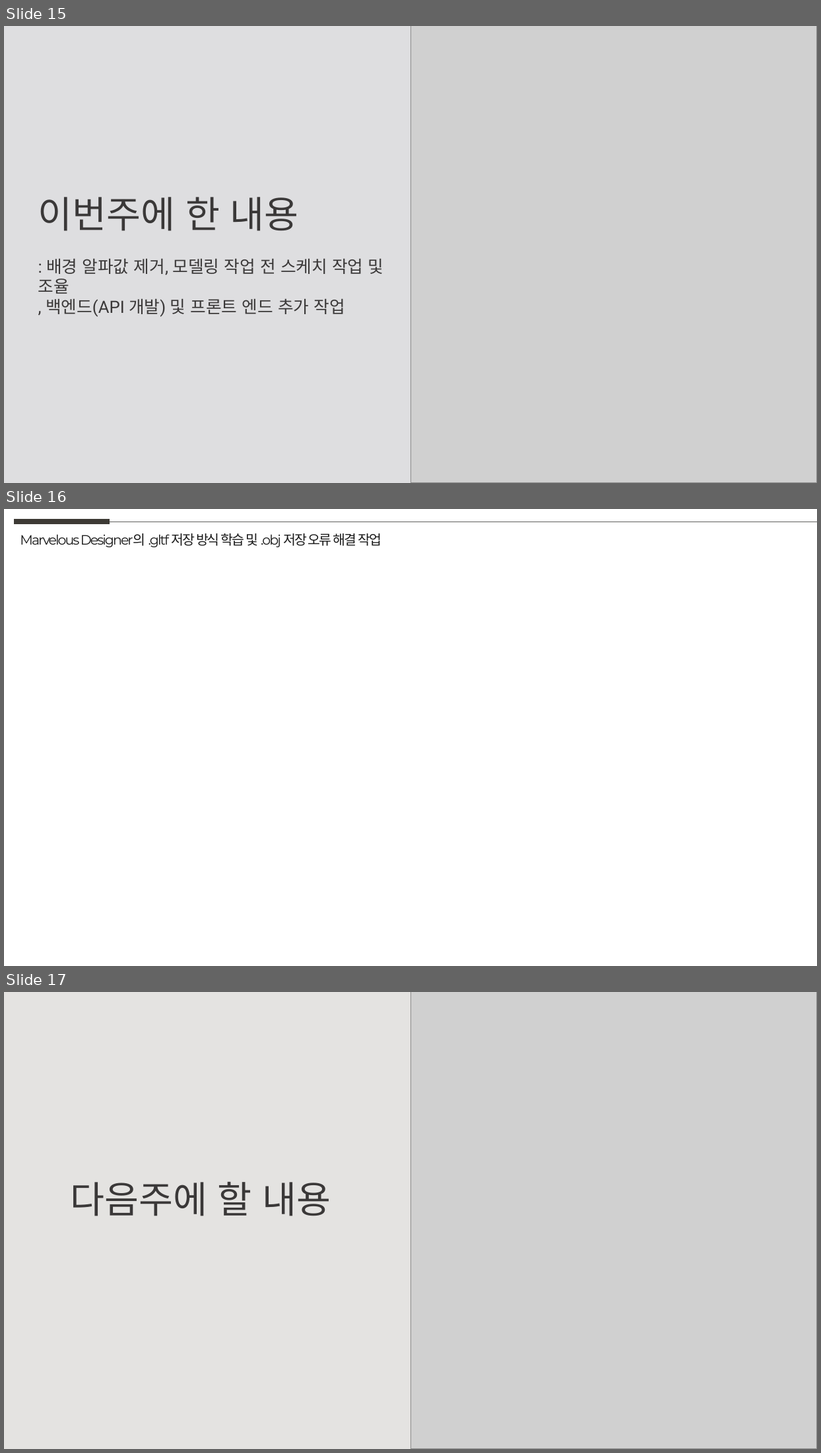
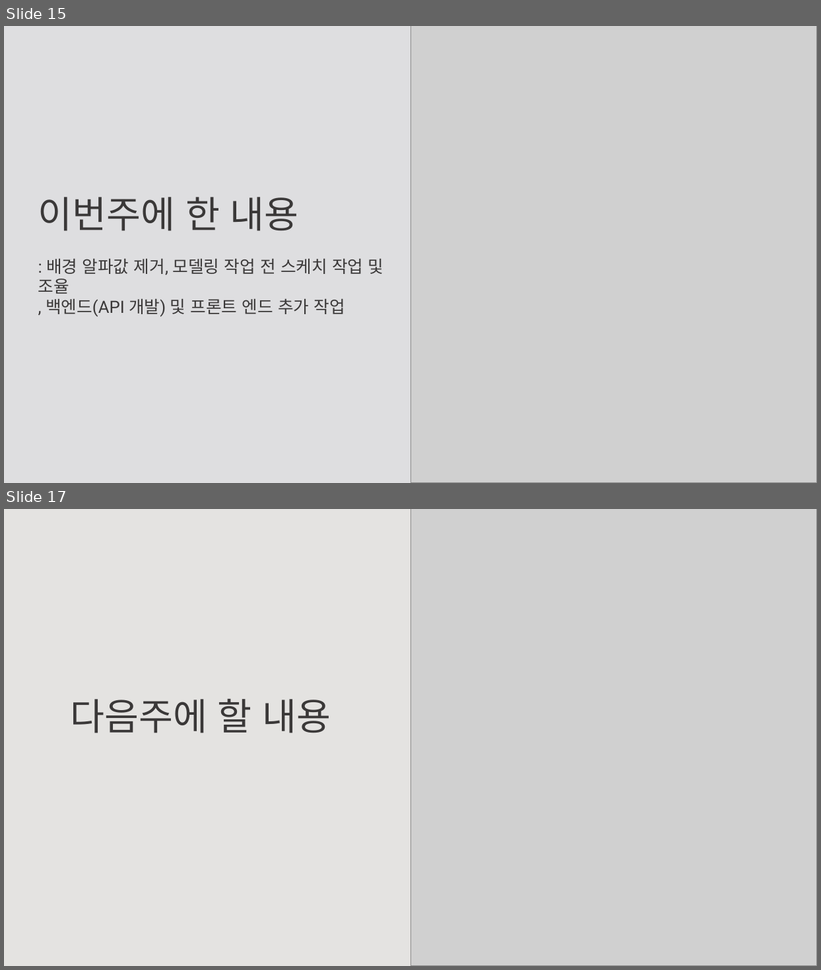
Before and after one commit to weaknessHero/Project_AvatarS, a slide deck: 발표자료/업데이트/LJJppt.pptx. Shown one above the other, each under a label of ours: slides 15, 16 and 17 before the commit, slides 15 and 17 after it; the slides between them are not shown. The pictures are 821x1453 and 821x970 pixels, drawn with LibreOffice and Linux fonts; fonts in the diff are those of the drawing; grey boxes stand for pictures. Boxes give left, top, right and bottom in pixels: in the first picture for what was removed or moved away, otherwise in the second. Text is boxed around its words. In the diff, an @@ line names an element or a change of style, - is before the commit and + after.

```diff
--- a/발표자료/업데이트/LJJppt.pptx
+++ b/발표자료/업데이트/LJJppt.pptx
@@ slide 16 removed at (4,509,817,966), background #FFFFFF @@
@@ line removed from (15, 522) to (110, 522) @@
@@ line removed from (110, 522) to (817, 522) @@
@@ text removed at (20,533,382,547) @@
-Marvelous Designer의 .gltf 저장 방식 학습 및 .obj 저장 오류 해결 작업
```
Also in this commit, not shown: 1 slide added.
